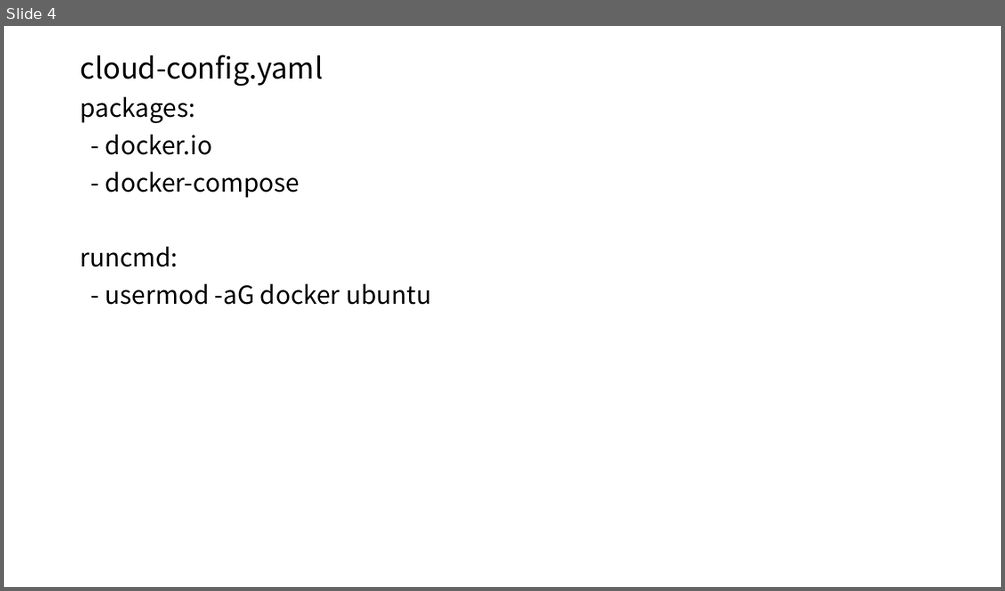
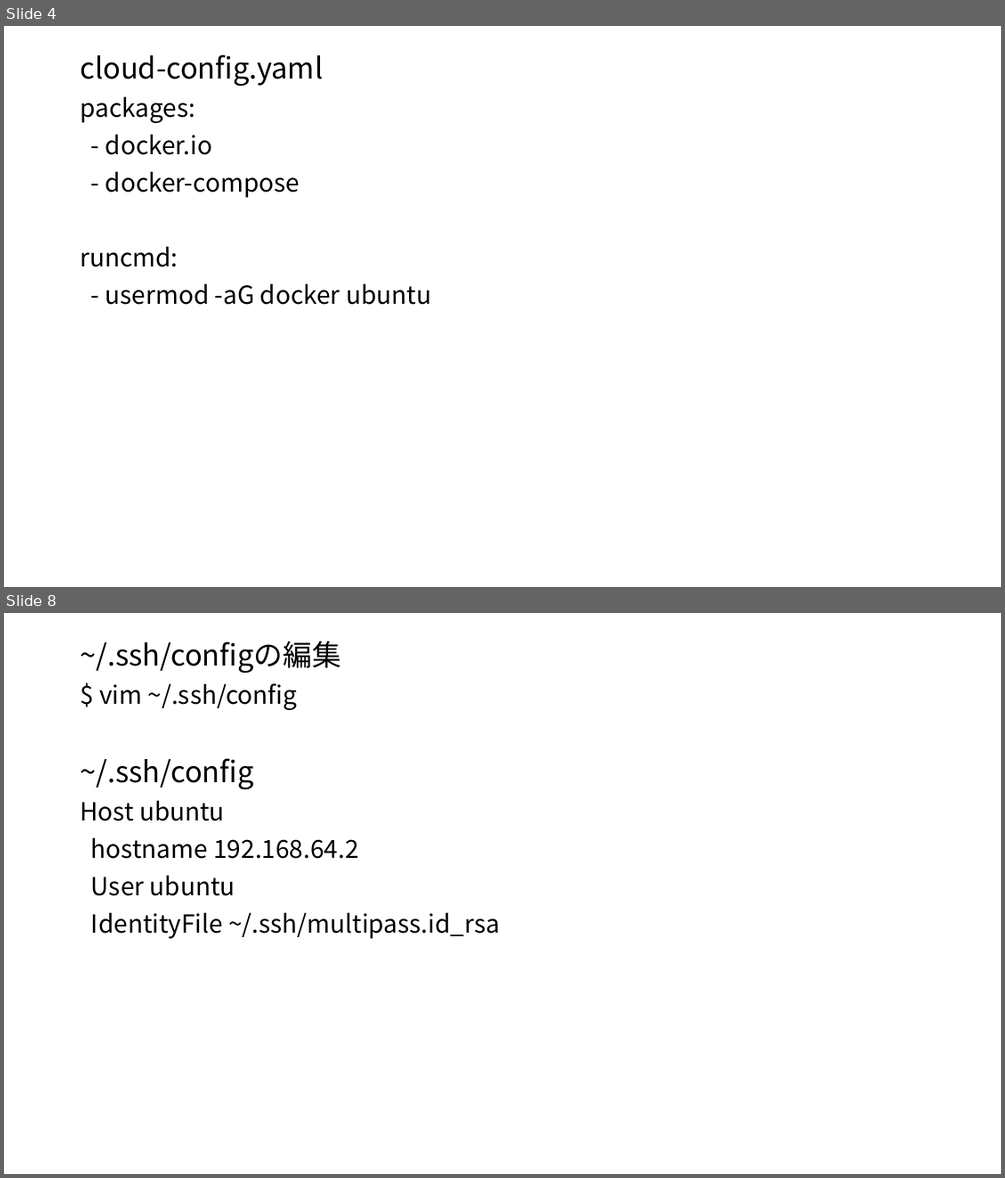
Before and after one commit to higayasuo/scripts, a slide deck: curriculum/1_preparation/1_docker_mac.pptx. Shown one above the other, each under a label of ours: slide 4 before the commit, slides 4 and 8 after it; the slides between them are not shown. The pictures are 1005x591 and 1005x1178 pixels, drawn with LibreOffice and Linux fonts; fonts in the diff are those of the drawing. Boxes give left, top, right and bottom in pixels: in the first picture for what was removed or moved away, otherwise in the second. Text is boxed around its words. In the diff, an @@ line names an element or a change of style, - is before the commit and + after.

```diff
--- a/curriculum/1_preparation/1_docker_mac.pptx
+++ b/curriculum/1_preparation/1_docker_mac.pptx
@@ slide 8 added at box(4, 613, 1001, 1174), background #FFFFFF @@
@@ text added at box(80, 641, 500, 939), 24 pt, text #000000 @@
+~/.ssh/configの編集
+$ vim ~/.ssh/config
+~/.ssh/config
+Host ubuntu
+hostname 192.168.64.2
+User ubuntu
+IdentityFile ~/.ssh/multipass.id_rsa
```
Also in this commit, not shown: 1 slide changed, 3 other slides added, 3 other files.
